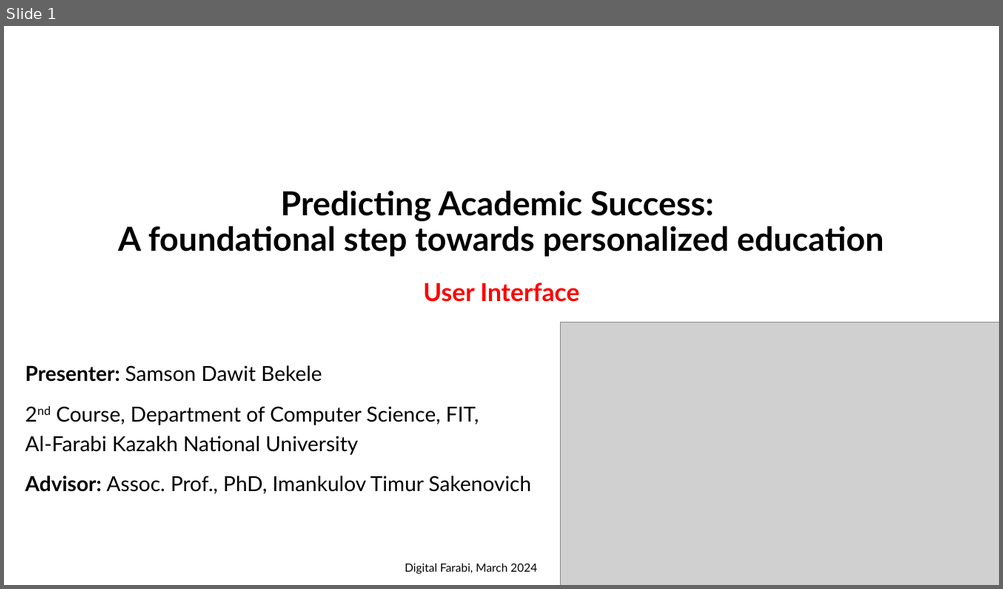
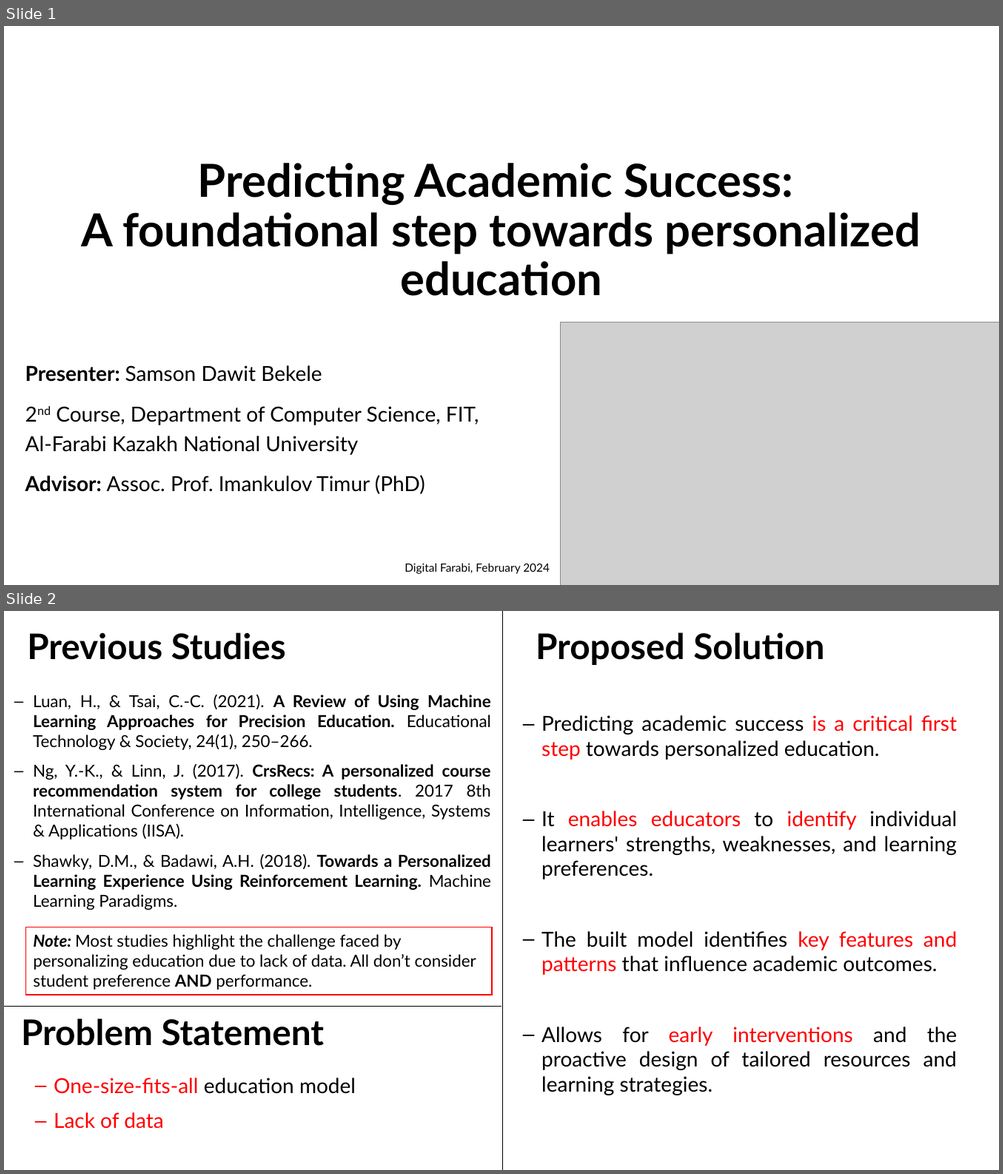
Before and after one commit to samsondawit/student-success, a slide deck: GUI/Concept presentation.pptx. Shown one above the other, each under a label of ours: slide 1 before the commit, slides 1 and 2 after it. The pictures are 1003x589 and 1003x1174 pixels, drawn with LibreOffice and Linux fonts; fonts in the diff are those of the drawing; grey boxes stand for pictures. Boxes give left, top, right and bottom in pixels: in the first picture for what was removed or moved away, otherwise in the second. Text is boxed around its words. In the diff, an @@ line names an element or a change of style, - is before the commit and + after.

```diff
--- a/GUI/Concept presentation.pptx
+++ b/GUI/Concept presentation.pptx
@@ slide 2 added at (x1=4, y1=611, x2=999, y2=1170), background #FFFFFF @@
@@ title added at (x1=27, y1=632, x2=286, y2=660), 34 pt, text #000000, bold @@
+Previous Studies
@@ line added from (503, 611) to (503, 1170), #000000 0.5 pt @@
@@ text added at (x1=535, y1=632, x2=824, y2=665), 34.1 pt, text #000000, bold @@
+Proposed Solution
@@ text added at (x1=33, y1=695, x2=491, y2=910), 16 pt, text #000000 @@
+– Luan, H., & Tsai, C.-C. (2021). A Review of Using Machine Learning Approaches for Precision Education. Educational Technology & Society, 24(1), 250–266.
+– Ng, Y.-K., & Linn, J. (2017). CrsRecs: A personalized course recommendation system for college students. 2017 8th International Conference on Information, Intelligence, Systems & Applications (IISA).
+– Shawky, D.M., & Badawi, A.H. (2018). Towards a Personalized Learning Experience Using Reinforcement Learning. Machine Learning Paradigms.
@@ text added at (x1=541, y1=715, x2=956, y2=1096), 20 pt, text #000000 @@
+– Predicting academic success is a critical first step towards personalized education.
+– It enables educators to identify individual learners' strengths, weaknesses, and learning preferences.
+– The built model identifies key features and patterns that influence academic outcomes.
+– Allows for early interventions and the proactive design of tailored resources and learning strategies.
@@ rectangle added at (x1=25, y1=927, x2=492, y2=995), fill #FFFFFF, outline #FF0000 1 pt, 16 pt, text #000000 @@
+Note: Most studies highlight the challenge faced by personalizing education due to lack of data. All don’t consider student preference AND performance.
@@ line added from (502, 1006) to (4, 1006), #000000 0.5 pt @@
@@ text added at (x1=21, y1=1019, x2=324, y2=1046), 34.1 pt, text #000000, bold @@
+Problem Statement
@@ text added at (x1=54, y1=1078, x2=356, y2=1129), 20 pt, text #FF0000 @@
+– One-size-fits-all education model
+– Lack of data
@@ slide 1 changed as well @@
@@ title "Predicting Academic Success: A foundational ..." moved from (x1=118, y1=190, x2=883, y2=257) to (x1=81, y1=163, x2=921, y2=296) @@
@@ title "Predicting Academic Success: A foundational ..." at (x1=81, y1=163, x2=921, y2=296): size 32 to 44 pt @@
@@ text removed at (x1=423, y1=283, x2=579, y2=302) @@
-User Interface
@@ subtitle at (x1=25, y1=475, x2=425, y2=494): text changed @@
-Advisor: Assoc. Prof., PhD, Imankulov Timur Sakenovich
+Advisor: Assoc. Prof. Imankulov Timur (PhD)
@@ text at (x1=404, y1=563, x2=549, y2=574): text changed @@
-Digital Farabi, March 2024
+Digital Farabi, February 2024
```
Also in this commit, not shown: 2 other slides changed, 3 other slides added, 5 slides removed.
